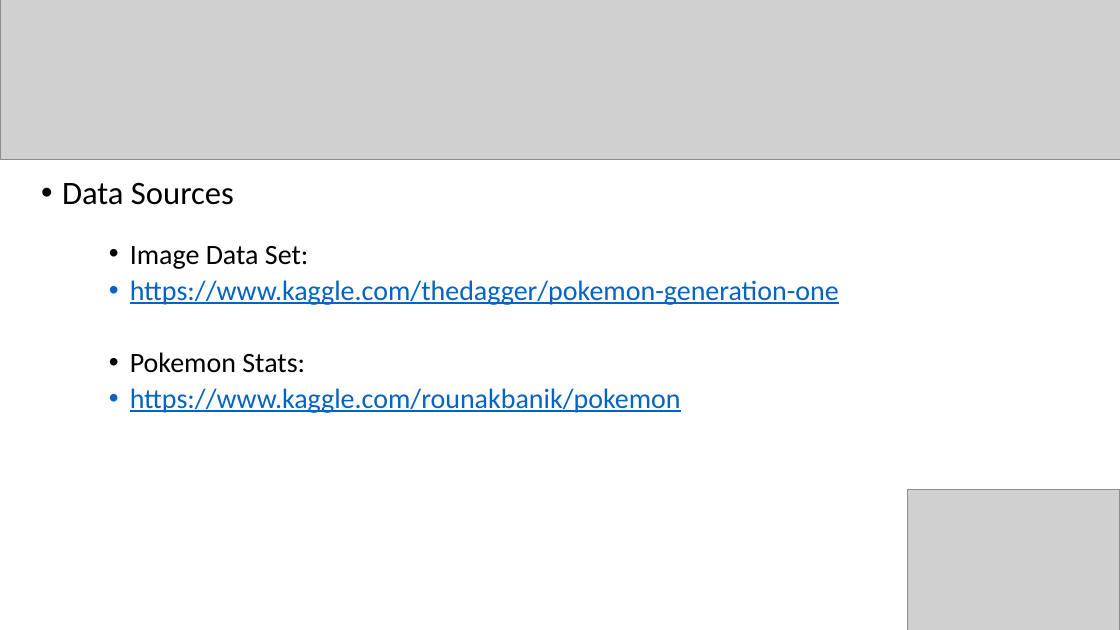
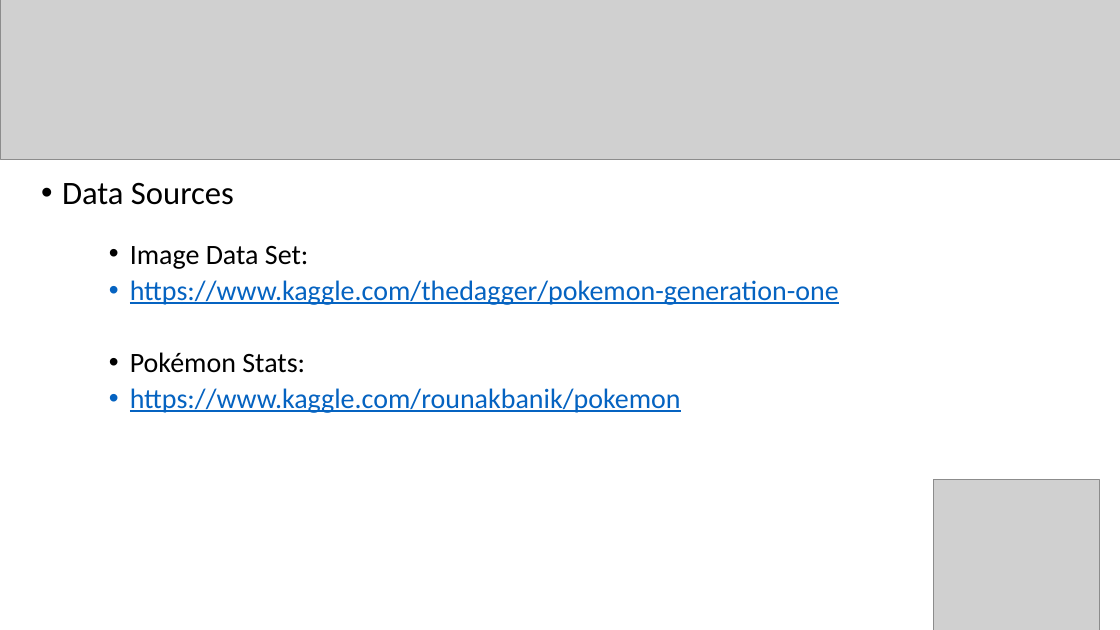
Before and after one commit to SBBoudreau/Project-3, a slide deck: slide 4 of Project#3_Presentation.pptx. Drawn at 1120x630 pixels with LibreOffice and Linux fonts; fonts in the diff are those of the drawing; grey boxes stand for pictures. Boxes give left, top, right and bottom in pixels: in the first picture for what was removed or moved away, otherwise in the second. Text is boxed around its words. In the diff, an @@ line names an element or a change of style, - is before the commit and + after.

Commit message:
edited powerpoint

```diff
--- a/Project#3_Presentation.pptx
+++ b/Project#3_Presentation.pptx
@@ text at bbox=[130, 352, 305, 373]: text changed @@
-  • Pokemon Stats:
+  • Pokémon Stats:
@@ picture: place and size @@
-picture at bbox=[908, 490, 1120, 630]
+picture at bbox=[933, 480, 1100, 630]
```
Also in this commit, not shown: 1 other file.
